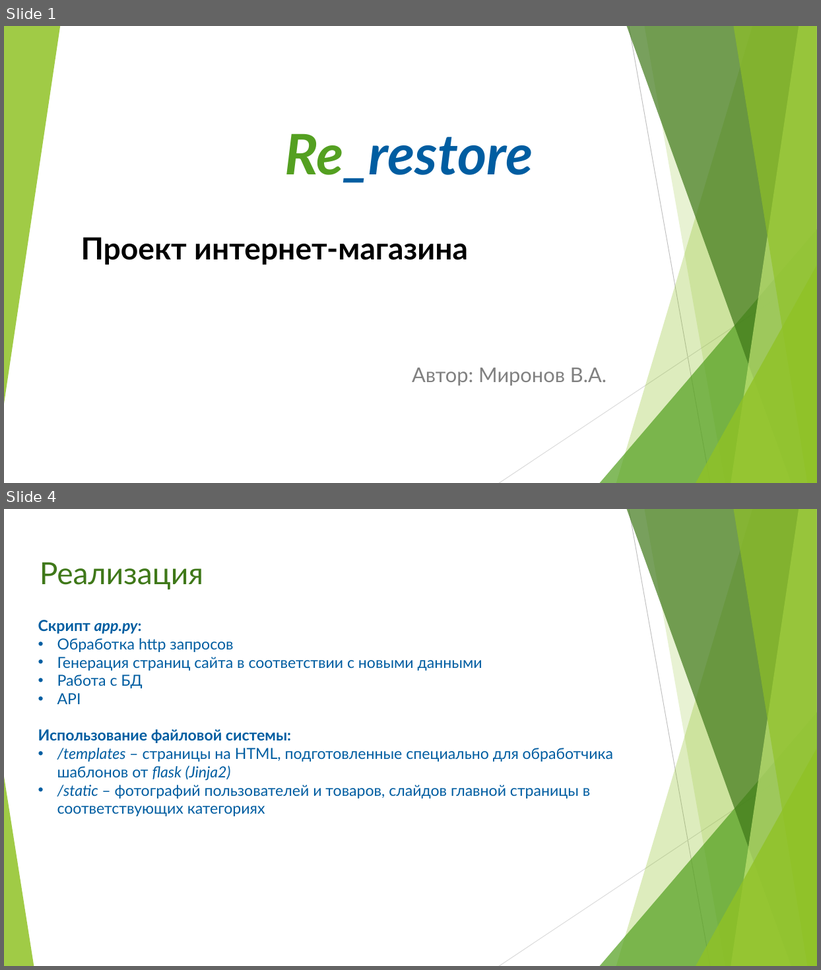
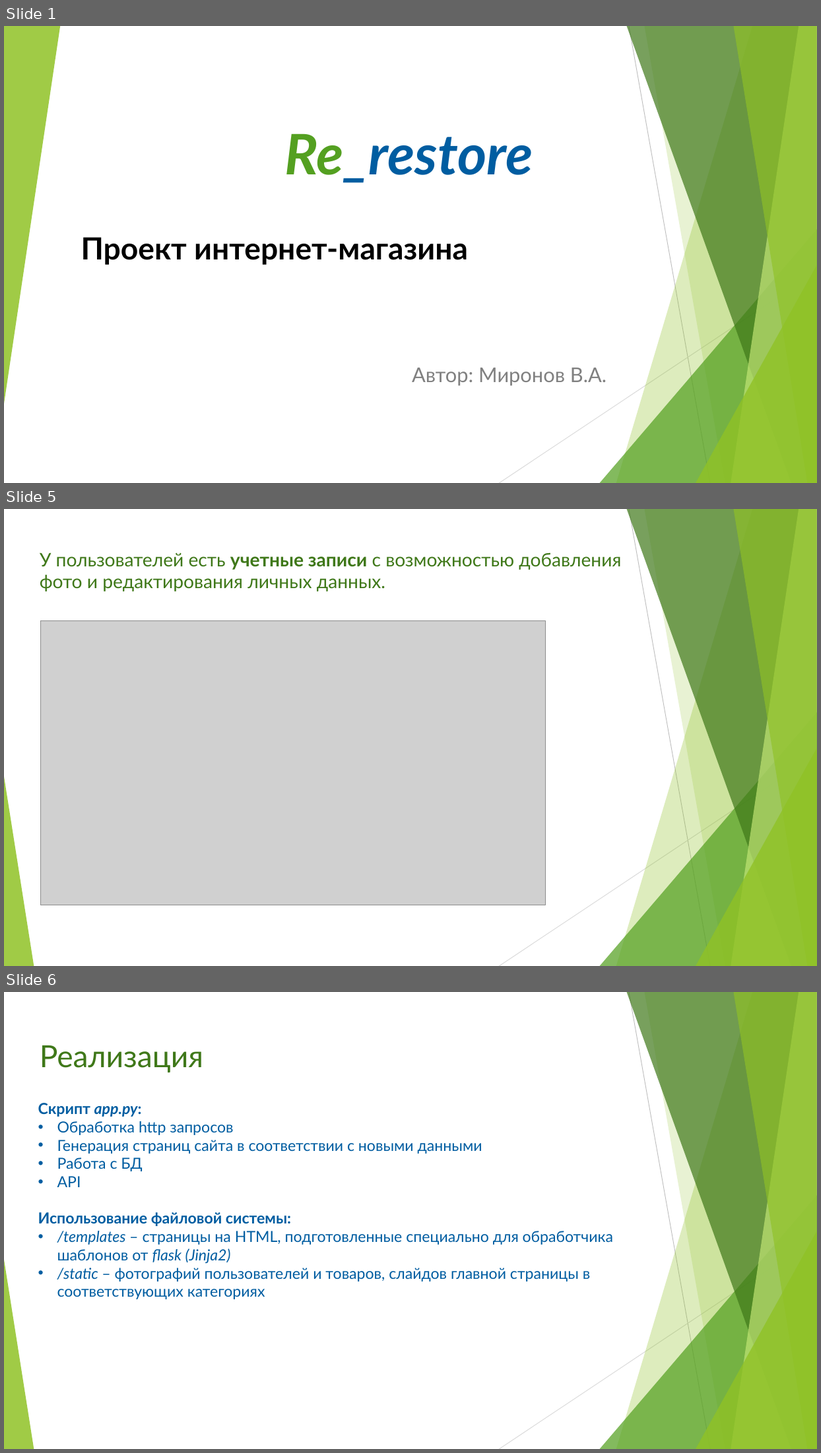
Before and after one commit to vlad120/Re_restore, a slide deck: Documents/WebServer project presentation.pptx. Shown one above the other, each under a label of ours: slides 1 and 4 before the commit, slides 1, 5 and 6 after it; the slides between them are not shown. The pictures are 821x970 and 821x1453 pixels, drawn with LibreOffice and Linux fonts; fonts in the diff are those of the drawing; grey boxes stand for pictures. Boxes give left, top, right and bottom in pixels: in the first picture for what was removed or moved away, otherwise in the second. Text is boxed around its words. In the diff, an @@ line names an element or a change of style, - is before the commit and + after.

```diff
--- a/Documents/WebServer project presentation.pptx
+++ b/Documents/WebServer project presentation.pptx
@@ slide 5 added at [4, 509, 817, 966], background #FFFFFF; not listed: 10 template elements that a slide beside it also shows @@
@@ text added at [40, 553, 621, 591], 22 pt, text #3F7819 @@
+У пользователей есть учетные записи с возможностью добавления фото и редактирования личных данных.
@@ picture added at [40, 621, 546, 906] @@
@@ what was slide 4 is now slide 6 @@
```
Also in this commit, not shown: 1 slide changed, 3 other slides added, 1 slide removed, 3 other files.
